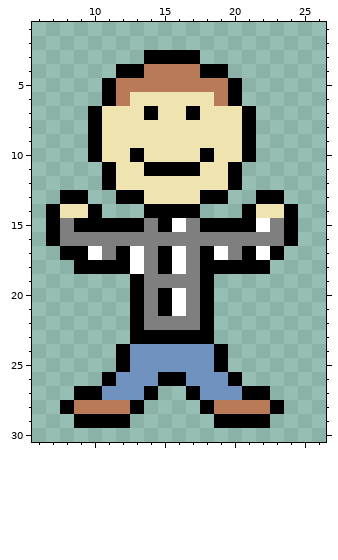
Pixel-art sprite, stored at src/graphics/player_fri.png. That is the earlier state.
The file is 32x32 pixels. Shown: x 6..26, y 1..30.
After the commit:
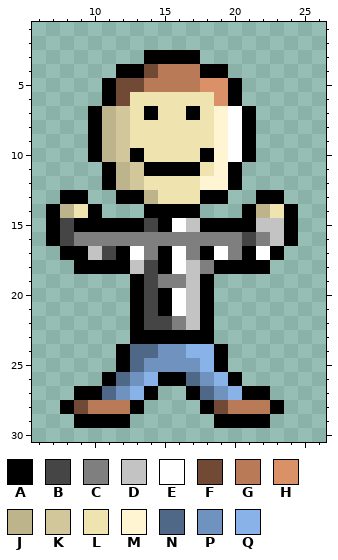
Palette (. is transparent): A #000000  B #454545  C #7f7f7f  D #c3c3c3  E #ffffff  F #704a35  G #b97a57  H #db9167  J #bdb48b  K #d1c79a  L #efe4b0  M #fff5d3  N #506887  P #7092be  Q #89b2e8
What changed:
Changed rows in their new state; - is an unchanged pixel.
first column x 8:
 4 ------F---------
 5 ----FF----HH----
 6 ----F------H----
 7 ---JK------ME---
 8 ---JK------ME---
 9 ---JK------ME---
10 ---JK------ME---
11 ----JK-----M----
12 ----JK----MM----
13 ------J---------
14 J-------------J-
15 B-----B--D----DD
16 B------------B-D
17 --DB------------
18 -----DB--DC-----
19 ------B--D------
20 ------B--D------
21 ------B--D------
22 ------BB-D------
24 -----NN--QQ-----
25 -----N----Q-----
26 ----N-Q--N-Q----
27 ---N-Q----N-Q---
28 -F---------F----
